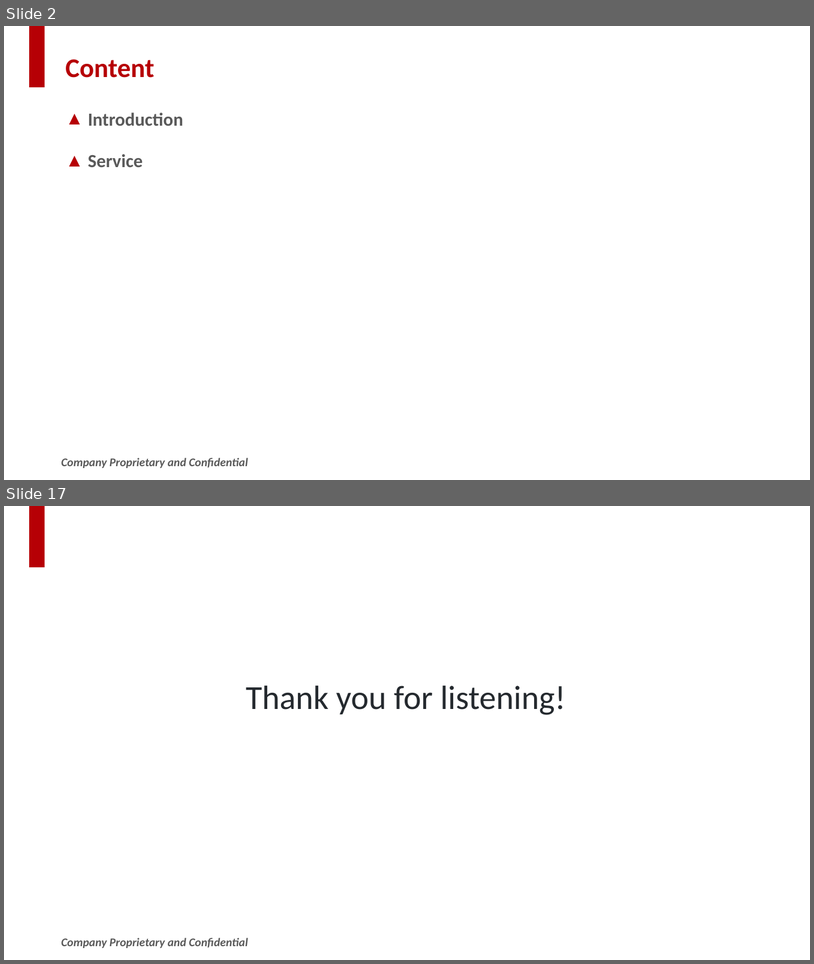
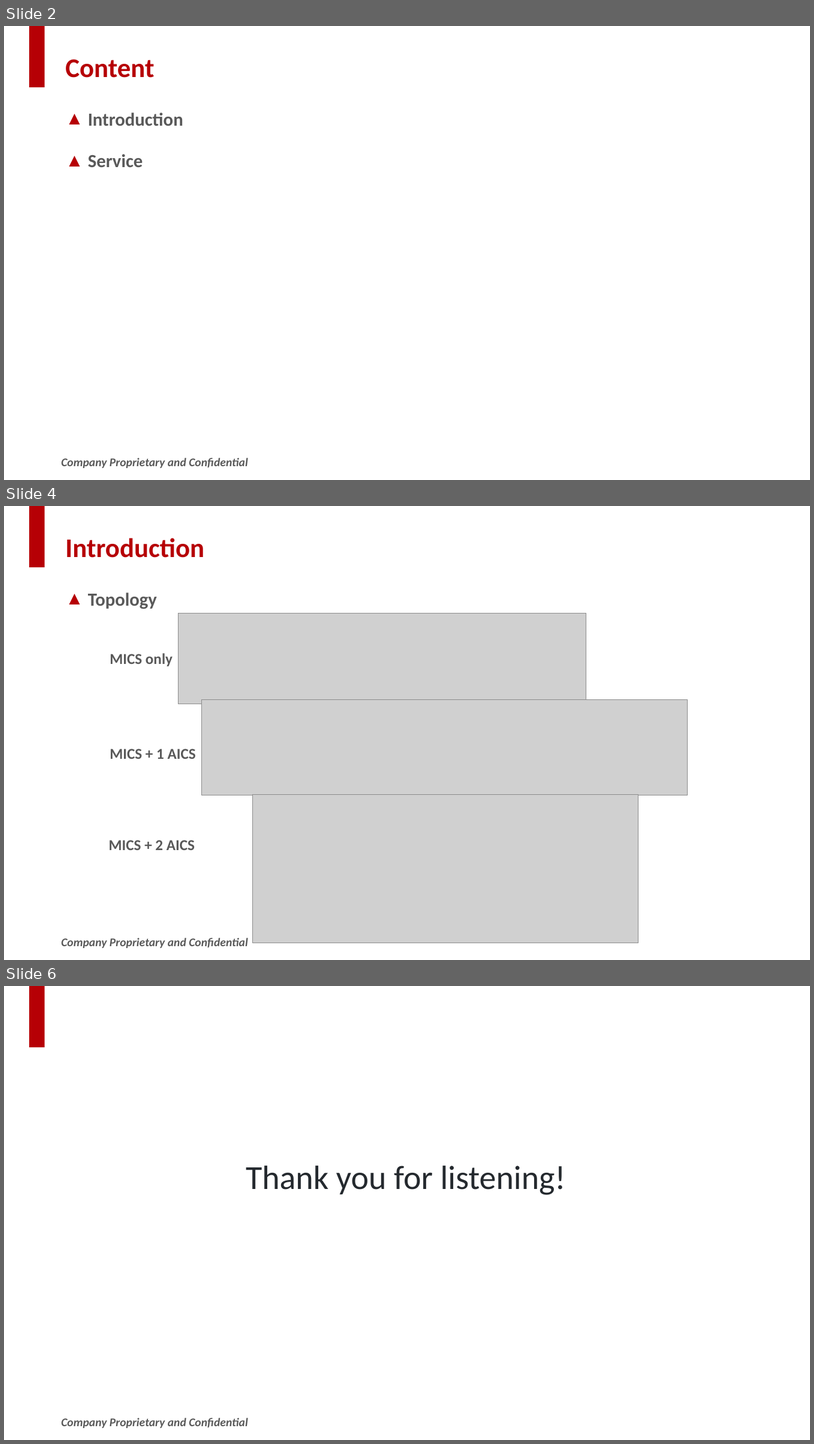
Before and after one commit to SWJTUjch/obsidian, a slide deck: Bluetooth/LE Audio/MICS/LE_Audio_MICS_MICP_sharing.pptx. Shown one above the other, each under a label of ours: slides 2 and 17 before the commit, slides 2, 4 and 6 after it; the slides between them are not shown. The pictures are 814x964 and 814x1444 pixels, drawn with LibreOffice and Linux fonts; fonts in the diff are those of the drawing; grey boxes stand for pictures; background and template pictures are left out. Boxes give left, top, right and bottom in pixels: in the first picture for what was removed or moved away, otherwise in the second. Text is boxed around its words. In the diff, an @@ line names an element or a change of style, - is before the commit and + after.

```diff
--- a/Bluetooth/LE Audio/MICS/LE_Audio_MICS_MICP_sharing.pptx
+++ b/Bluetooth/LE Audio/MICS/LE_Audio_MICS_MICP_sharing.pptx
@@ slide 4 added at (4,506,810,960), background #FFFFFF; not listed: 2 template elements that a slide beside it also shows @@
@@ title added at (65,538,204,558), 32 pt, text #B60005, bold @@
+Introduction
@@ text added at (88,592,157,609), 22 pt, text #595959, bold @@
+▲ Topology
@@ picture added at (178,613,587,705) @@
@@ text added at (110,653,173,666), 18 pt, text #595959, bold @@
+  MICS only
@@ picture added at (202,700,688,795) @@
@@ text added at (110,748,196,759), 18 pt, text #595959, bold @@
+  MICS + 1 AICS
@@ picture added at (252,795,639,942) @@
@@ text added at (109,840,195,850), 18 pt, text #595959, bold @@
+  MICS + 2 AICS
@@ what was slide 17 is now slide 6 @@
```
Also in this commit, not shown: 2 slides changed, 1 other slide added, 13 slides removed.
